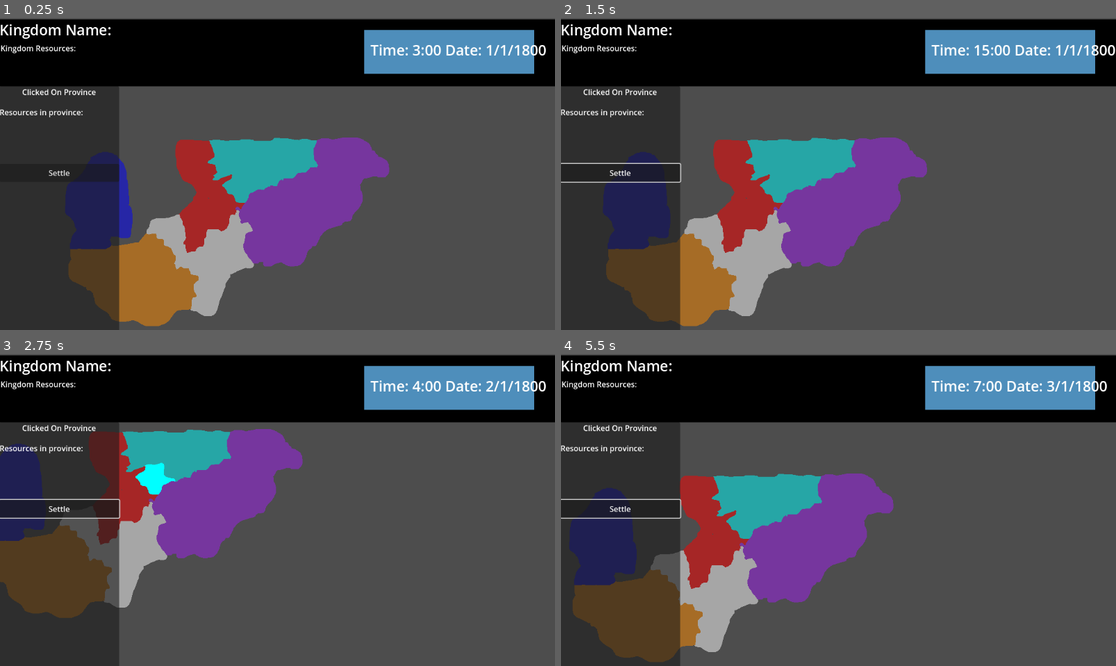
Above: before the commit, frames 1-4 (two rows, left to right).
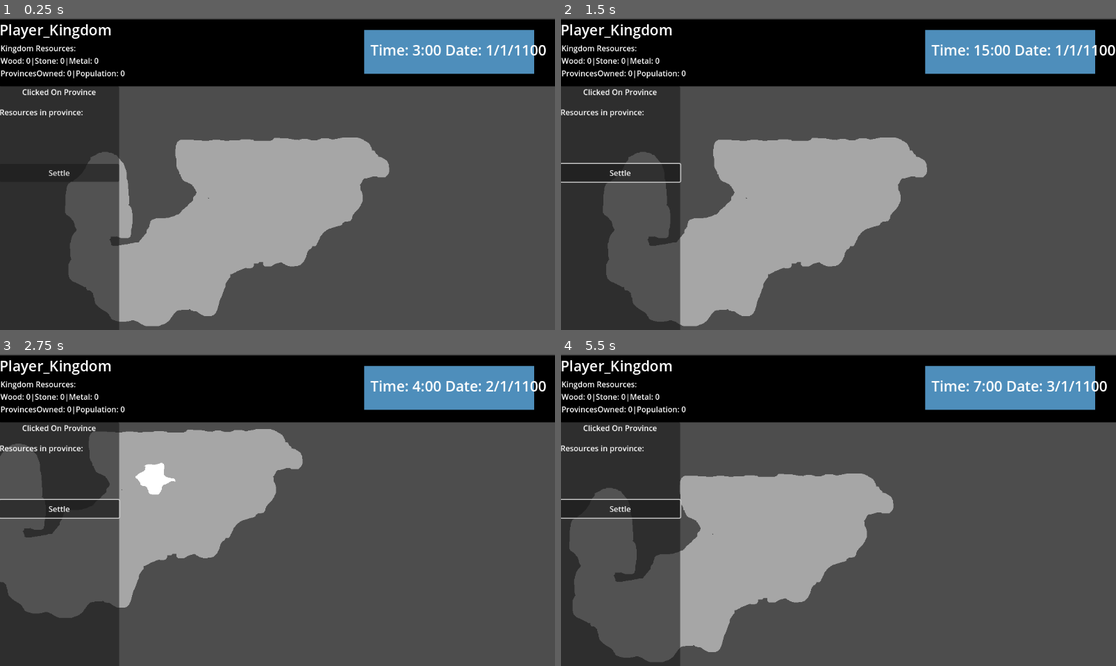
Above: after the commit, the same moments.

Repository: ParkerVetter1/GodotGrandStrategyProject
Game: Godot game, scene res://Scenes/Main.tscn
Same seed, same stepped clock (60 frames per second), same inputs: the game is played once before the commit and once after it.
Inputs (mouse positions are in pixels of both pictures, inside the frame that each line leads up to):
- Up to frame 1 (0.25 s): no input
- Up to frame 2 (1.5 s): click "Settle" at 0.5 s; tap Enter at 1.25 s; move the mouse to (960, 158) at 1.27 s; hold D (MoveRight) from 1.28 s (still down); hold Shift (Shift) from 1.28 s (still down); click (960, 158) at 1.42 s
- Up to frame 3 (2.75 s): move the mouse to (166, 525) at 2.02 s; release D (MoveRight) at 2.03 s; release Shift (Shift) at 2.03 s; hold S (MoveDown) from 2.03 s (still down); tap Shift (Shift) at 2.1 s
- Up to frame 4 (5.5 s): move the mouse to (894, 441) at 2.77 s; release S (MoveDown) at 2.78 s; hold D (MoveRight) 2.78-3.53 s; hold Shift (Shift) 2.78-3.53 s; move the mouse to (810, 572) at 3.52 s; hold W (MoveUp) 3.53-4.28 s; tap Shift (Shift) at 3.6, 5.1 s; click (810, 572) at 3.67 s; move the mouse to (1005, 556) at 4.27 s; hold Shift (Shift) 4.28-5.03 s; hold A (MoveLeft) from 4.28 s (still down); move the mouse to (672, 463) at 5.02 s

The runs differ from the first frame. In frame 1, 19% of the frame differs, in the area x 0-96%, y 2-99%; in frame 2, 19%; in frame 3, 17%; in frame 4, 19%.
Error before the commit: Invalid access to property or key '<null>' on a base object of type 'Array'. (res://Scripts/UIManager.gd:57)
Error after the commit: Invalid access to property or key '<null>' on a base object of type 'Array'. (res://Scripts/UIManager.gd:73)

Commit message:
This is supposed to be a professional example piece of what I can do but I cannot for the life of me remember what exatly I just worked on I'm going to go hit a lift then go to bed lol, if someone knows what I changed please lmk. Regardless though I will try and put something down, I think i changed all the provinces to not be assigned a color based on region but rather per the player assigned color when the province is colonized just makes it look cool when you settle a place I think that might have been the main thing other than making all the buttons work properly

Diff:
--- a/Scenes/Main.tscn
+++ b/Scenes/Main.tscn
@@ -6,6 +6,7 @@
 [ext_resource type="Script" path="res://Scripts/Camera.gd" id="3_c6ewo"]
 [ext_resource type="PackedScene" uid="uid://0vmeeoo6lau4" path="res://Scenes/MainUI.tscn" id="5_0227v"]
 [ext_resource type="PackedScene" uid="uid://blwm8t6fk0st0" path="res://Scenes/Region_Data.tscn" id="6_mxu2u"]
+[ext_resource type="Script" path="res://Scripts/playerKingdomScript.gd" id="7_b3ke0"]
 
 [node name="Main" type="Node2D"]
 script = ExtResource("1_rko5y")
@@ -39,7 +40,9 @@
 [node name="Region_Data" parent="." instance=ExtResource("6_mxu2u")]
 unique_name_in_owner = true
 
-[node name="Node" type="Node" parent="."]
+[node name="PlayerKingdomNode" type="Node" parent="."]
+script = ExtResource("7_b3ke0")
 
 [connection signal="child_entered_tree" from="Regions" to="." method="_on_regions_child_entered_tree"]
 [connection signal="child_entered_tree" from="Regions" to="Regions" method="_on_child_entered_tree"]
+[connection signal="sendProvinceData" from="Region_Data" to="PlayerKingdomNode" method="_on_region_data_send_province_data"]
--- a/Scripts/Province_Area.gd
+++ b/Scripts/Province_Area.gd
@@ -15,6 +15,8 @@
 func _on_child_entered_tree(node: Node) -> void:
 	if node.is_class("Polygon2D"):
 		node.color = Color(1,1,1,0.5)
+		##need to add border to all the polygons
+		##node.set_script()
 
 func _on_mouse_entered() -> void:
 	for node in get_children():
--- a/Scripts/RegionsManager.gd
+++ b/Scripts/RegionsManager.gd
@@ -1,6 +1,6 @@
 extends Node2D
 
-var regionColors = [Color.RED, Color.AQUA, Color.BLUE, Color.DARK_ORANGE, Color.WHITE, Color.PURPLE, Color.LIGHT_PINK]
+#var regionColors = [Color.RED, Color.AQUA, Color.BLUE, Color.DARK_ORANGE, Color.WHITE, Color.PURPLE, Color.LIGHT_PINK]
 
 # Called when the node enters the scene tree for the first time.
 func _ready() -> void:
@@ -11,6 +11,7 @@
 	pass
 
 func _on_child_entered_tree(node: Node) -> void:
-	var randomNumb = randi() % regionColors.size() # returns a number between 0 and 7
-	node.modulate = regionColors[randomNumb]
-	regionColors.remove_at(randomNumb)
+	#var randomNumb = randi() % regionColors.size() # returns a number between 0 and 7
+	#node.modulate = regionColors[randomNumb]
+	#regionColors.remove_at(randomNumb)
+	pass
--- a/Scripts/TickTimeSystem.gd
+++ b/Scripts/TickTimeSystem.gd
@@ -2,6 +2,8 @@
 
 @onready var Main = self.get_parent()
 @onready var timeAndDate = get_parent().find_child("CanvasLayer").get_child(0).get_child(0).find_child("TimeAndDate")
+
+signal sendProvinceData
 
 var isprocessed = false
 var provinceReferences
@@ -9,9 +11,9 @@
 var date = {"Hour" : 1
 			,"Day" : 1
 			,"Month" : 1
-			,"Year" : 1800}
+			,"Year" : 1100}
 
-# Need this to be not 1 dictionary but the template of 1 i can copy and assign to each province
+
 var provinceVariables = {"Wood" : 0
 						,"Stone" : 0
 						,"Metal" : 0
@@ -19,7 +21,11 @@
 						,"hasArmy" : false
 						,"Population" : 0
 						,"Owner" : 0
-						,"ProvinceName": " "}
+						,"ProvinceName": " "
+						,"hasMine" : false
+						,"hasForge" : false
+						,"hasCropField" : false
+						,"hasForesterHut" : false}
 
 # Called when the node enters the scene tree for the first time.
 func _ready() -> void:
@@ -49,6 +55,9 @@
 
 ########### Region Data ###########
 
+
+##all reasource managment should happen within the TIME zone need to write down documentation
+##if there is a instance of the rule being broken
 ########### Time ###########
 
 func _on_timer_timeout() -> void:
@@ -56,9 +65,7 @@
 	isprocessed = true
 
 func hourUp():
-	for n in allProvincesData.size():
-		if allProvincesData[n]["hasTown"]:
-			allProvincesData[n]["Population"] += 1
+
 	if date["Hour"] < 24:
 		date["Hour"] += 1
 	else:
@@ -66,23 +73,42 @@
 		dayUp()
 
 func dayUp():
+	for n in allProvincesData.size():
+		if allProvincesData[n]["hasTown"]:
+			if allProvincesData[n]["hasMine"]:
+				allProvincesData[n]["Stone"] += 10
+				if randi() % 5 + 1 == 1 || 2:      # Returns between 1 and 5
+					allProvincesData[n]["Metal"] += 1
+			if allProvincesData[n]["hasForge"]:
+				pass ##this will be used to make units
+			if allProvincesData[n]["hasCropField"]:
+				allProvincesData[n]["Population"] += 1
+			if allProvincesData[n]["hasForesterHut"]:
+				allProvincesData[n]["Wood"] += 10
 
-	if date["Day"] < 31:
+	if date["Day"] < 10:
 		date["Day"] += 1
 	else:
+		monthUp()
 		date["Day"] = 1
-		monthUp()
 
 func monthUp():
+	for n in allProvincesData.size():
+		if allProvincesData[n]["Owner"] == 1:
+			emit_signal("sendProvinceData", allProvincesData[n]["Wood"], allProvincesData[n]["Stone"], allProvincesData[n]["Metal"])
+			allProvincesData[n]["Wood"] = 0
+			allProvincesData[n]["Stone"] = 0
+			allProvincesData[n]["Metal"] = 0
 
 	if date["Month"] < 12:
-		date["Day"] += 1
+		date["Month"] += 1
 	else:
 		date["Month"] = 1
 		yearUp()
 
 func yearUp():
 
+
 	date["Year"] += 1
 
 ########### Time ###########
--- a/Scripts/UIManager.gd
+++ b/Scripts/UIManager.gd
@@ -1,8 +1,10 @@
 extends Control
 
-#needs to be the path to ClickedOnProvince
 @onready var clickedOnProvinceLabel = $ProvinceMenu/ClickedOnProvince
 @onready var resourcesInProvince = $ProvinceMenu/ResourceInProvince
+
+@onready var kingdomNameLabel = $HeaderUIPanel/KingdomName
+@onready var kingdomResourcesLabel = $HeaderUIPanel/KingdomResources
 
 ##### Buttons #####
 @onready var settleButton = $ProvinceMenu/SettleButton
@@ -16,12 +18,15 @@
 var locationOfData
 var clickedHappened = false
 var Region_Data
+var playerKingdom_Data
 
 # Called when the node enters the scene tree for the first time.
 func _ready() -> void:
 	var MainNode = self.get_parent().get_parent()
 	Region_Data = MainNode.find_child("Region_Data")
+	playerKingdom_Data = MainNode.find_child("PlayerKingdomNode")
 	MainNode.connect("provinceWasClicked", Callable(self, "clickedNode"))
+	kingdomNameLabel.text = str(playerKingdom_Data.kingdomResources["KingdomName"])
 
 func clickedNode(nodeThatWasClicked):
 	clickedHappened = true
@@ -34,7 +39,18 @@
 			locationOfData = n
 			break
 
+func highlightCurrentlySelectedProvince():
+	## Highlight Control ##
+	var polygon2D = clickedOnNode.get_child(1)
+	if polygon2D.is_class("Polygon2D"):
+		polygon2D.color = Color(1,1,1,0.75)
+	else:
+		printerr("Cant Grab Polygon2D from Node in UIMANAGER Script")
+	## Highlight Control ##
+
 func _process(delta: float) -> void:
+	kingdomResourcesLabel.text = "Kingdom Resources:\n" + "Wood: " + str(playerKingdom_Data.kingdomResources["Wood"]) + "|" + "Stone: " + str(playerKingdom_Data.kingdomResources["Stone"]) + "|" + "Metal: " + str(playerKingdom_Data.kingdomResources["Metal"]) + "\nProvincesOwned: " + str(playerKingdom_Data.kingdomResources["ProvincesOwned"]) + "|" + "Population: " + str(playerKingdom_Data.kingdomResources["Population"])
+	## Button Control ##
 	if clickedHappened:
 		clickedOnProvinceLabel.text = "Province\n" + clickedOnNode.name
 		resourcesInProvince.text = "Resources in province: \n" + "Wood: " + str(Region_Data.allProvincesData[locationOfData][ …(417 unchanged characters)…
@@ -55,19 +71,21 @@
 
 func _on_settle_button_pressed() -> void:
 	Region_Data.allProvincesData[locationOfData]["hasTown"] = true
+	Region_Data.allProvincesData[locationOfData]["Owner"] = playerKingdom_Data.OwnerIdNumber
+	clickedOnNode.modulate = playerKingdom_Data.playerColor
 
 
 func _on_build_mine_pressed() -> void:
-	pass # Replace with function body.
+	Region_Data.allProvincesData[locationOfData]["hasMine"] = true
 
 
 func _on_build_forge_pressed() -> void:
-	pass # Replace with function body.
+	Region_Data.allProvincesData[locationOfData]["hasForge"] = true
 
 
 func _on_build_crop_field_pressed() -> void:
-	pass # Replace with function body.
+	Region_Data.allProvincesData[locationOfData]["hasCropField"] = true
 
 
 func _on_build_forester_hut_pressed() -> void:
-	pass # Replace with function body.
+	Region_Data.allProvincesData[locationOfData]["hasForesterHut"] = true
--- /dev/null
+++ b/Scripts/playerKingdomScript.gd
@@ -0,0 +1,25 @@
+extends Node
+
+var OwnerIdNumber = 1
+var playerColor = Color.RED
+
+var kingdomResources = {"Wood" : 0
+						,"Stone" : 0
+						,"Metal" : 0
+						,"ProvincesOwned" : 0
+						,"Population" : 0
+						,"KingdomName": "Player_Kingdom"}
+
+# Called when the node enters the scene tree for the first time.
+func _ready() -> void:
+	pass # Replace with function body.
+
+
+# Called every frame. 'delta' is the elapsed time since the previous frame.
+func _process(delta: float) -> void:
+	pass
+
+func _on_region_data_send_province_data(Wood, Stone, Metal) -> void:
+	kingdomResources["Wood"] += Wood
+	kingdomResources["Stone"] += Stone
+	kingdomResources["Metal"] += Metal
--- a/project.godot
+++ b/project.godot
@@ -14,6 +14,10 @@
 run/main_scene="res://Scenes/Main.tscn"
 config/features=PackedStringArray("4.3", "Forward Plus")
 config/icon="res://icon.svg"
+
+[display]
+
+window/size/mode=2
 
 [dotnet]
 
Not shown: 1 places in Scenes/Main.tscn that only renumber resources
